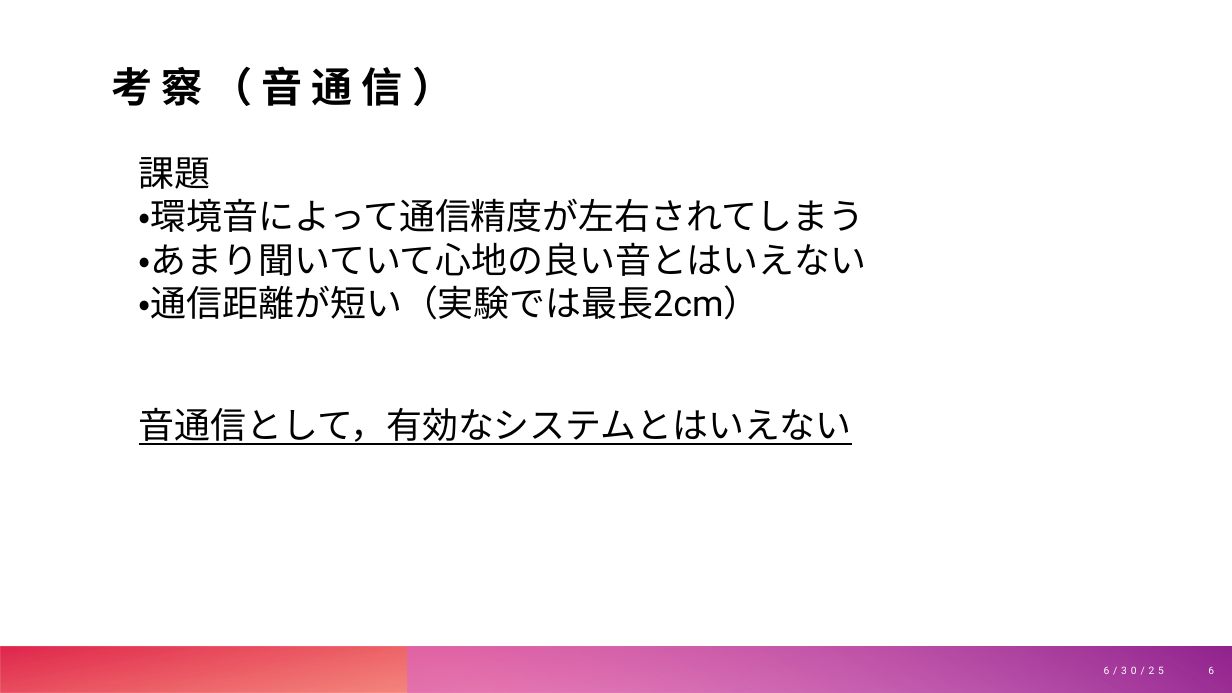
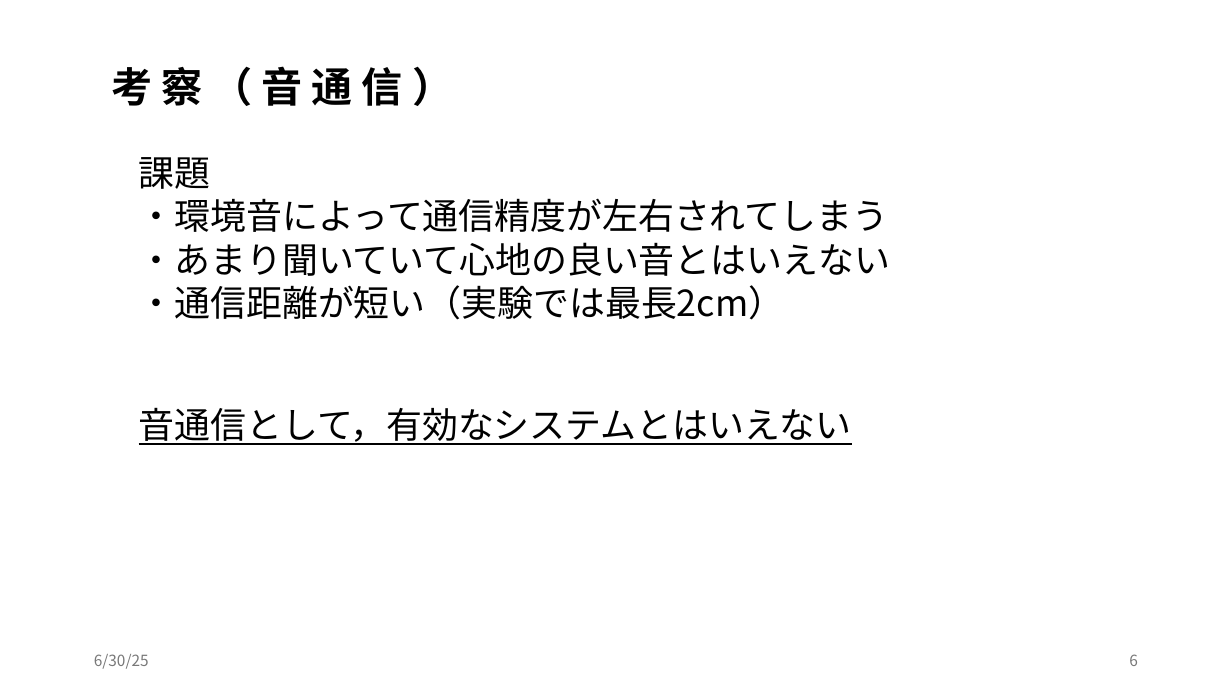
Before and after one commit to keg444/hack, a slide deck: slide 6 of pp/finalpp.pptx. Drawn at 1232x693 pixels with LibreOffice and Linux fonts; fonts in the diff are those of the drawing. Boxes give left, top, right and bottom in pixels: in the first picture for what was removed or moved away, otherwise in the second. Text is boxed around its words. In the diff, an @@ line names an element or a change of style, - is before the commit and + after.

```diff
--- a/pp/finalpp.pptx
+++ b/pp/finalpp.pptx
@@ text "課題" at (139, 157, 890, 320): font Roboto to Noto Sans CJK JP @@
@@ rectangle removed at (0, 647, 1232, 693) @@
@@ text "6/30/25": place and size @@
-text "6/30/25" at (1104, 666, 1164, 675)
+text "6/30/25" at (94, 654, 149, 669)
@@ text "6/30/25" at (94, 654, 149, 669): size 8 to 12 pt, font Roboto to Noto Sans CJK JP, text colour #FFFFFF to #797979, letter spacing 3 to 0 pt; alignment right to left @@
@@ rectangle removed at (409, 647, 1232, 693) @@
@@ page number: place and size @@
-page number at (1208, 667, 1214, 674)
+page number at (1129, 654, 1138, 666)
@@ page number at (1129, 654, 1138, 666): size 8 to 12 pt, font Roboto to Noto Sans CJK JP, text colour #FFFFFF to #797979 @@
```
Also in this commit, not shown: 5 other slides changed, 1 slide added, 8 other files.
